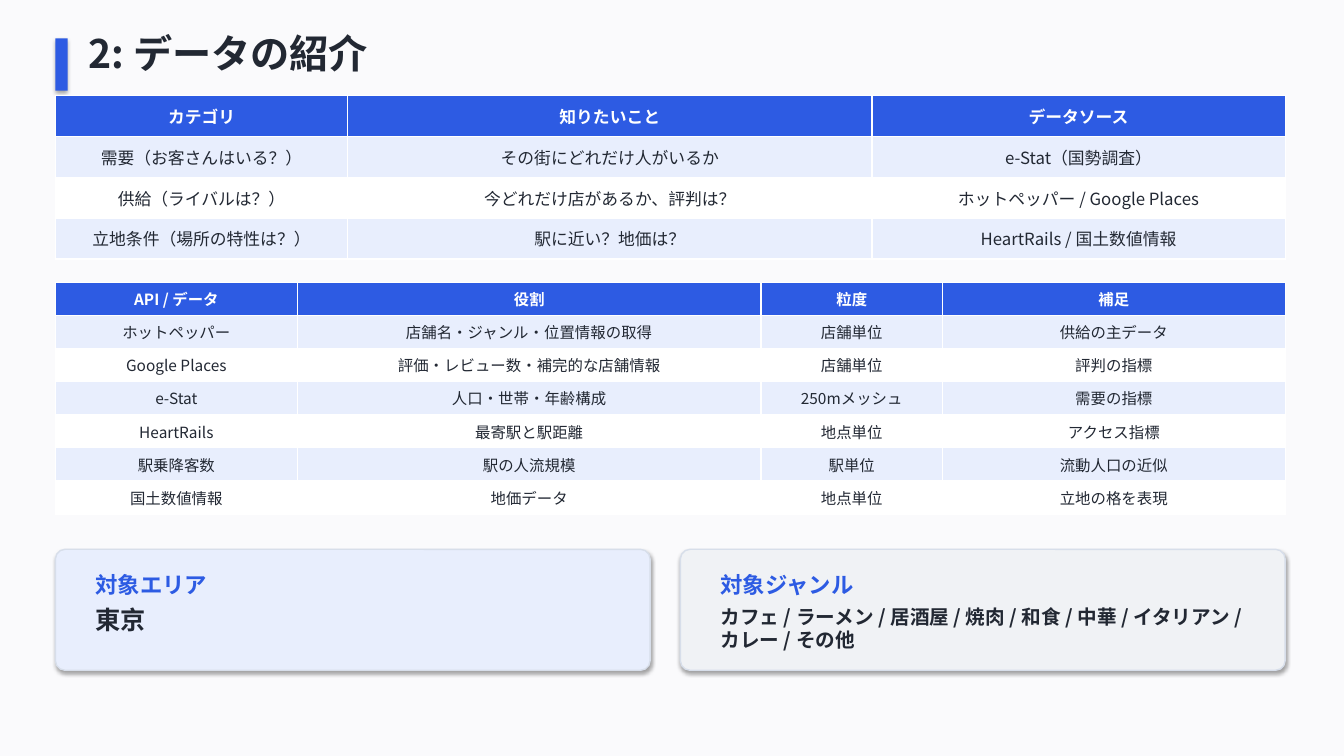
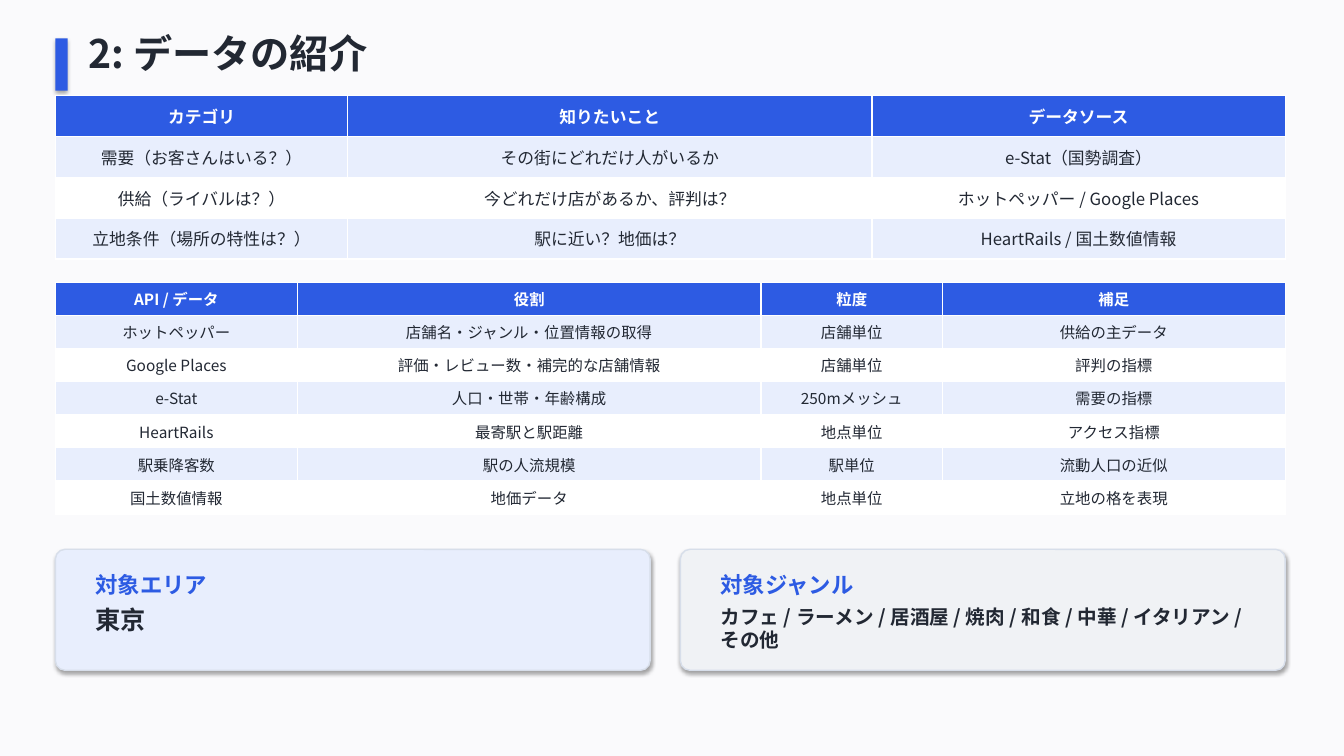
Before and after one commit to HisafumiTakahashi/market_gap_finder, a slide deck: slide 3 of docs/market_gap_finder_presentation.pptx. Drawn at 1344x756 pixels with LibreOffice and Linux fonts; fonts in the diff are those of the drawing. Boxes give left, top, right and bottom in pixels: in the first picture for what was removed or moved away, otherwise in the second. Text is boxed around its words. In the diff, an @@ line names an element or a change of style, - is before the commit and + after.

```diff
--- a/docs/market_gap_finder_presentation.pptx
+++ b/docs/market_gap_finder_presentation.pptx
@@ text at [721, 607, 1230, 649]: text changed @@
-カフェ / ラーメン / 居酒屋 / 焼肉 / 和食 / 中華 / イタリアン / カレー / その他
+カフェ / ラーメン / 居酒屋 / 焼肉 / 和食 / 中華 / イタリアン / その他
```
Also in this commit, not shown: 9 other slides changed, 1 slide added, 2 slides removed, 2 other files.
